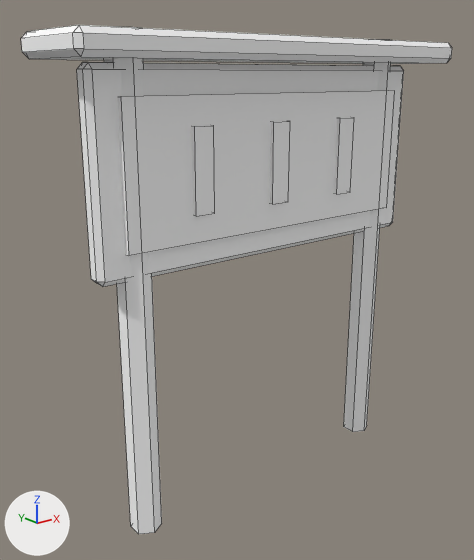
The Blender file art/env/signboard.blend as it was, and as the next commit left it.
One viewpoint serves both versions: a camera (50 mm lens) standing at (-1.67, -1.9, 1.66) and looking at (-0.1, 0.07, 0.88). The lights are fixed; the arrows at lower left show +X, +Y and +Z. The picture after the commit comes second. Mesh edges are drawn as thin lines. Objects named as collision shapes, trigger or cutter boxes, shadow casters or lower levels of detail are left out.

Names of what the first picture shows: 'Sign'.
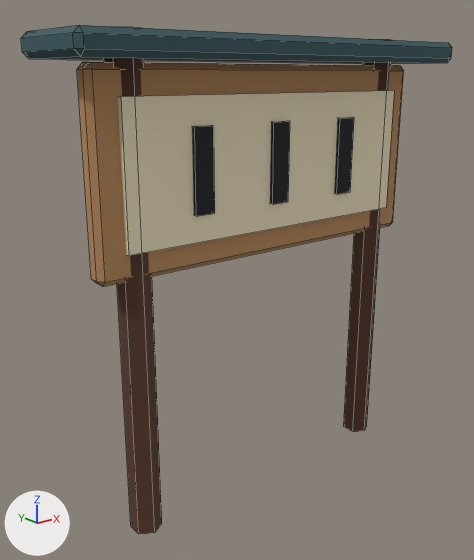
What changed in the scene script:
```text
Change mat_vk_vcol:
    where n0 = _N.new('ShaderNodeBsdfPrincipled'); n0.name = 'Principled BSDF'
    remove n0.inputs[0].default_value = (1.0, 1.0, 1.0, 1.0)  # 'Base Color', white #ffffff
    add n2 = _N.new('ShaderNodeVertexColor'); n2.name = 'Color Attribute'
    add n2.layer_name = 'Color'
    add _L.new(n2.outputs[0], n0.inputs[0])  # 'Color' to 'Base Color'
Change me_sign:
    where me_sign.from_pydata(...)  # 104 vertices, 92 faces; spans x -0.85..0.85, y -0.2..0.2, z 0.0..1.8
    used by ob_sign; location = (0.0, 0.0, 0.0)
    me_sign part 1: 32 faces centred in x -0.75..0.75, y -0.06..0.04, z 1.0..1.7 are repainted in the vertex colours; the middle colour goes from beige #ddc3a3 to orange #b98b5e
    me_sign part 2: 26 faces centred in x -0.85..0.85, y -0.2..0.2, z 1.71..1.79 are repainted in the vertex colours; the middle colour goes from greyish cyan #84a0a5 to dark cyan #3b5a60
    me_sign part 3: 18 faces centred in x -0.39..0.39, y -0.08..0.04, z 1.2..1.5 are repainted in the vertex colours; the middle colour goes from dark grey #5c5f66 to black #1b1d22
    me_sign part 4: 16 faces centred in x -0.65..0.65, y -0.04..0.04, z 0.0..1.8 are repainted in the vertex colours; the middle colour goes from brown #9e816d to brown #573827
```

What differs and where, as boxes (x1, y1, x2, y2) in the pictures (474 x 560 px):
'Sign', recoloured (white to brown): (21, 25, 452, 534) in both
part 1 of me_sign, recoloured (darker): (77, 62, 404, 287) in both
part 2 of me_sign, recoloured (greyish cyan to dark cyan): (21, 25, 452, 64) in both
part 3 of me_sign, recoloured (dark grey to black): (192, 117, 354, 216) in both
part 4 of me_sign, recoloured: (104, 27, 391, 534) in both
